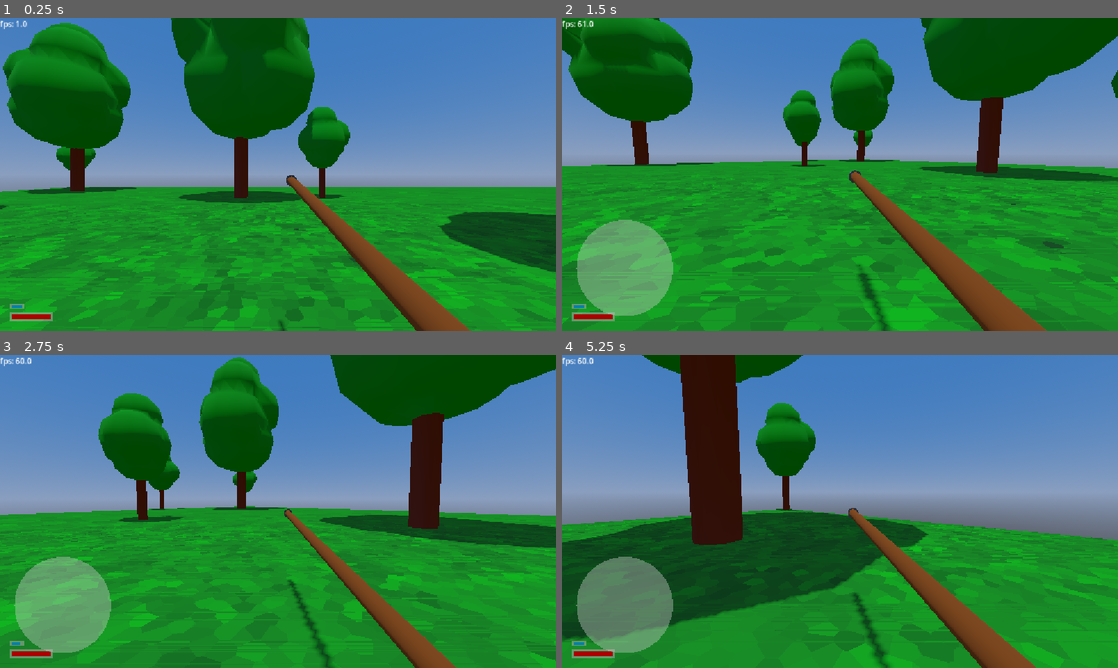
Above: before the commit, frames 1-4 (two rows, left to right).
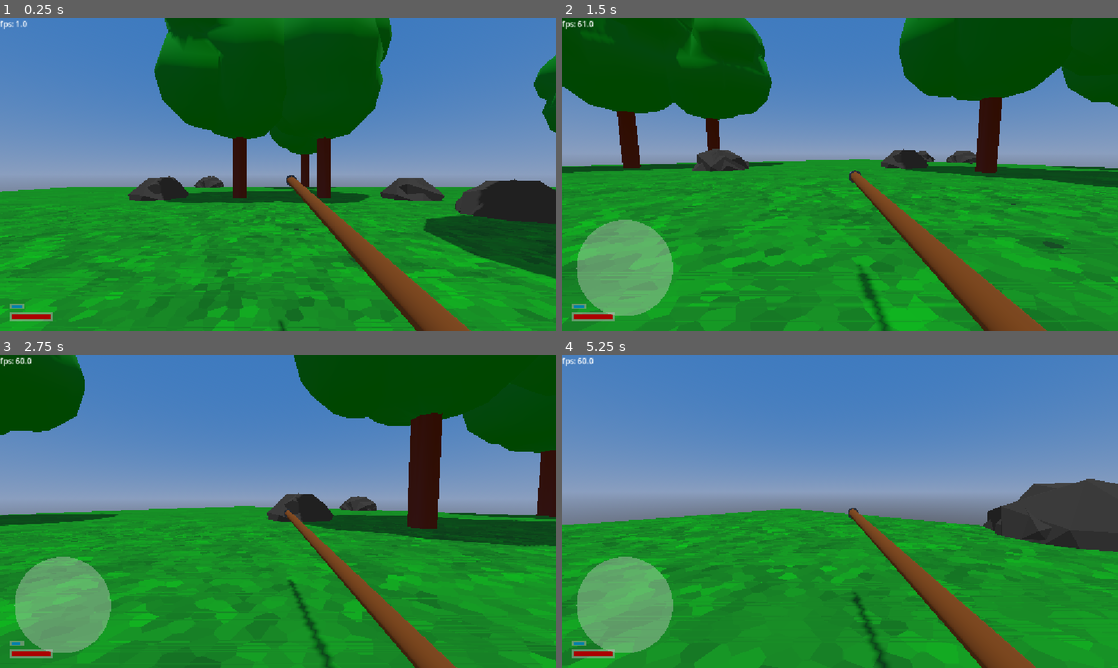
Above: after the commit, the same moments.

Repository: jmdejong/slibog
Game: Godot game, scene res://scenes/start.tscn
Same seed, same stepped clock (60 frames per second), same inputs: the game is played once before the commit and once after it.
Inputs (mouse positions are in pixels of both pictures, inside the frame that each line leads up to):
- Up to frame 1 (0.25 s): no input
- Up to frame 2 (1.5 s): move the mouse to (962, 158) at 0.52 s; hold D (right) 0.53-1.28 s; click (962, 158) at 0.6 s; move the mouse to (812, 174) at 1.27 s; hold W (forwards) from 1.28 s (still down); click (812, 174) at 1.35 s
- Up to frame 3 (2.75 s): keep holding W (forwards); move the mouse to (289, 505) at 2.02 s; hold Shift (sprint) from 2.03 s (still down); click (289, 505) at 2.3 s
- Up to frame 4 (5.25 s): keep holding W (forwards); move the mouse to (834, 517) at 2.77 s; release Shift (sprint) at 2.78 s; tap G (toggle_gravity) at 2.85 s; click (834, 517) at 3.05 s; move the mouse to (878, 514) at 3.52 s; click (878, 514) at 3.6 s; move the mouse to (795, 508) at 4.27 s; click (795, 508) at 4.35 s; move the mouse to (845, 511) at 5.02 s; hold Shift (sprint) from 5.03 s (still down)

The runs differ from the first frame. In frame 1, 21% of the frame differs, in the area x 0-100%, y 0-84%; in frame 2, 16%; in frame 3, 18%; in frame 4, 32%, in the area x 0-100%, y 0-100%.

Commit message:
levels are built from seed; fix spawner origins and monster turning; don't spawn monsters close to player

Diff:
--- a/code/level_blueprint.gd
+++ b/code/level_blueprint.gd
@@ -6,5 +6,5 @@
 func preview() -> Node3D:
 	return $Preview.duplicate()
 
-func generate() -> Node3D:
+func generate(_seed: int) -> Node3D:
 	return scene.instantiate()
--- a/code/levels/valley.gd
+++ b/code/levels/valley.gd
@@ -7,7 +7,9 @@
 
 enum AreaType {Spawn, Forest, Bushy, Rocky, Grass}
 
-func generate() -> Node3D:
+func generate(world_seed: int) -> Node3D:
+	var rng: RandomNumberGenerator = RandomNumberGenerator.new()
+	rng.seed = world_seed
 	var world: Node3D = Node3D.new()
 	world.add_child(%WorldEnvironment.duplicate())
 	var spawn: Node3D = Node3D.new()
@@ -16,7 +18,7 @@
 	world.add_child(spawn)
 	for x: int in range(0, area_axis_count):
 		for y: int in range(0, area_axis_count):
-			generate_area(world, Vector2i(x, y))
+			generate_area(world, Vector2i(x, y), rng)
 	var boundary_body: StaticBody3D = StaticBody3D.new()
 	for n: Vector3 in [Vector3(1, 0, 0), Vector3(-1, 0, 0), Vector3(0, 0, 1), Vector3(0, 0,-1)]:
 		var boundary_shape: CollisionShape3D = CollisionShape3D.new()
@@ -29,8 +31,10 @@
 
 	return world
 
-func generate_area(world: Node3D, area_id: Vector2i) -> void:
+func generate_area(world: Node3D, area_id: Vector2i, rng: RandomNumberGenerator) -> void:
 	var area: Rect2 = Rect2(Vector2(area_id) * area_size, Vector2.ONE * area_size)
+	var center2: Vector2 = area.get_center()
+	var center: Vector3 = Vector3(center2.x, 1, center2.y)
 	var ground: Node3D = generate_ground(area)
 	if area_id == Vector2i.ZERO:
 		# spawn area
@@ -44,9 +48,9 @@
 				var tile: Vector2i = Vector2i(x, y)
 				if abs(x - spawn_tile.x) <= 1 and abs(y - spawn_tile.y) <=1 :
 					continue
-				var pos2: Vector2 = area.position + tile_size * Vector2(tile) + Vector2(randf_range(0.2, 0.8), randf_range(0.2, 0.8))
+				var pos2: Vector2 = area.position + tile_size * Vector2(tile) + Vector2(rng.randf_range(0.2, 0.8), rng.randf_range(0.2, 0.8))
 				var pos: Vector3 = Vector3(pos2.x, 1, pos2.y)
-				var r: float = randf()
+				var r: float = rng.randf()
 				var struct: Node3D = null
 				if r < 0.1:
 					struct = preload("res://scenes/structures/rock.tscn").instantiate()
@@ -56,16 +60,16 @@
 					struct = preload("res://scenes/structures/small_tree.tscn").instantiate()
 				if struct != null:
 					struct.position = pos
-					struct.rotation.y = randf_range(-PI, PI)
+					struct.rotation.y = rng.randf_range(-PI, PI)
 					world.add_child(struct)
 	else:
 		var subtiles: int = 8
 		var tile_size: float = area_size / subtiles
-		var danger: int = clamp(area_id.x + area_id.y + randi_range(-1, 1), 0, 5)
+		var danger: int = clamp(area_id.x + area_id.y + rng.randi_range(-1, 1), 0, 5)
 		var monster_chance: float = danger / 20.0
 		var primary_enemy: PackedScene = preload("res://scenes/monsters/arm_ball.tscn")
 		if danger > 3:
-			var r: float = randf()
+			var r: float = rng.randf()
 			if r < 0.3:
 				primary_enemy = preload("res://scenes/monsters/balrus.tscn")
 			else:
@@ -76,23 +80,24 @@
 			AreaType.Bushy,
 			AreaType.Rocky,
 			AreaType.Grass
-		][randi_range(0, 3)]
+		][rng.randi_range(0, 3)]
 		var spawner: Node3D = preload("res://scenes/spawner.tscn").instantiate()
+		spawner.position = center
 		world.add_child(spawner)
 		for x: int in range(1, subtiles):
 			for y: int in range(1, subtiles):
 				var tile: Vector2i = Vector2i(x, y)
-				var pos2: Vector2 = area.position + tile_size * (Vector2(tile) + Vector2(randf_range(0.2, 0.8), randf_range(0.2, 0.8)))
+				var pos2: Vector2 = area.position + tile_size * (Vector2(tile) + Vector2(rng.randf_range(0.2, 0.8), randf_range(0.2, 0.8)))
 				var pos: Vector3 = Vector3(pos2.x, 1, pos2.y)
-				var r: float = randf()
+				var r: float = rng.randf()
 				if r < monster_chance:
 					var monster: Monster
-					if randf() < 0.6:
+					if rng.randf() < 0.6:
 						monster = primary_enemy.instantiate()
 					else:
 						monster = secondary_enemy.instantiate()
-					monster.position = pos
-					monster.rotation.y = randf_range(-PI, PI)
+					monster.position = pos - center
+					monster.rotation.y = rng.randf_range(-PI, PI)
 					spawner.add_child(monster)
 				else:
 					var struct: Node3D = null
@@ -116,7 +121,7 @@
 							struct = preload("res://scenes/structures/tree.tscn").instantiate()
 					if struct != null:
 						struct.position = pos
-						struct.rotation.y = randf_range(-PI, PI)
+						struct.rotation.y = rng.randf_range(-PI, PI)
 						world.add_child(struct)
 	world.add_child(ground)
 
--- a/code/main.gd
+++ b/code/main.gd
@@ -21,10 +21,10 @@
 
 func spawn_in_world() -> void:
 	var world: World = preload("res://scenes/world.tscn").instantiate()
-	var level: Node3D = selected_level().generate()
+	var level: Node3D = selected_level().generate(randi())
 	world.add_child(level)
 	var player: Player = selected_class().player()
-	player.position = level.get_node("Spawn").position
+	player.transform = level.get_node("Spawn").transform
 	world.set_player(player)
 	get_tree().change_scene_to_node(world)
 
--- a/code/monster.gd
+++ b/code/monster.gd
@@ -3,6 +3,7 @@
 var health: float = 30
 
 @export var forget_range: float = 64
+@export var alert_range: float = 32
 @export var attack_range: float = 2.5
 @export var attack_knockback: float = 10
 @export var attack_cooldown: float = 1
@@ -11,28 +12,40 @@
 @export var turn_speed: float = PI # rad/s
 var knockback_duration: float = 0
 var knockback_max_duration: float = 0.6
-var knockback_dir: Vector3 = Vector3.ZERO
+var knockback_dir: Vector3
+var knockback_strength: float
 var reconsider_timeout: float = 0
 var dead: bool = false
+var last_random_pos_stamp: int = 0
+const change_random_pos_ms: int = 2000
 
 var target: Player = null
 var home: Node3D = null
 @onready var collision_sphere: CollisionShape3D = $Hitbox/CollisionShape3D
 @onready var target_pos: Vector3 = position
-
-var horizontal_velocity: Vector3:
-	set(v):
-		velocity = Vector3(v.x, velocity.y, v.z)
-	get():
-		return Vector3(horizontal_velocity.x, 0, horizontal_velocity.z)
-enum Behavior {Waiting, Walking, Turning, Attacking, Knockedback, Dying}
+var has_target_pos: bool = false
+
+enum Behavior {Sleeping, Waiting, Walking, Turning, Attacking, Knockedback, Dying}
 var behavior: Behavior = Behavior.Waiting
+
+func set_horizontal_velocity(vel: Vector3) -> void:
+	velocity = Vector3(vel.x, velocity.y, vel.z)
+
+func reset_horizontal_velocity() -> void:
+	velocity = Vector3(0, velocity.y, 0)
+
+func walk_to(to: Vector3, move_speed: float) -> void:
+	var dir: Vector3 = to - global_position
+	var hdir: Vector2 = Vector2(dir.x, dir.z)
+	var hvel: Vector2 = hdir.normalized() * move_speed
+	velocity = Vector3(hvel.x, velocity.y, hvel.y)
 
 func hit(damage: float, knockback: Vector3, by: Player) -> void:
 	target = by
 	health -= damage
 	knockback_duration = knockback_max_duration
-	knockback_dir = knockback
+	knockback_dir = knockback.normalized()
+	knockback_strength = knockback.length()
 	behavior = Behavior.Knockedback
 	$AnimationPlayer.stop()
 	if health <= 0:
@@ -41,7 +54,7 @@
 func die() -> void:
 		dead = true
 		behavior = Behavior.Dying
-		horizontal_velocity = Vector3.ZERO
+		reset_horizontal_velocity()
 		#process_mode = Node.PROCESS_MODE_DISABLED
 		collision_layer = 0
 		collision_mask = 1
@@ -59,39 +72,47 @@
 		target = null
 	if behavior == Behavior.Dying or knockback_duration > 0 or is_attacking():
 		return
+	if !%Observe.has_overlapping_areas():
+		behavior = Behavior.Sleeping
+		return
 	if not is_on_floor() and behavior != Behavior.Turning:
 		behavior = Behavior.Waiting
 		return
-	var has_target_pos: bool = false
+	if target == null:
+		for o: Area3D in %Observe.get_overlapping_areas():
+			var player: Player = o.get_parent()
+			if global_position.distance_to(player.global_position) < alert_range:
+				target = player
 	if target == null:
 		reconsider_timeout = randf_range(0.8, 2)
 		if randf() < 0.3 or home != null and global_position.distance_to(home.global_position) > home.roam_range:
 			behavior = Behavior.Walking
 			var rc := Vector3.FORWARD.rotated(Vector3.UP, 2 * PI * randf())
-			if home != null:
-				has_target_pos = true
-				target_pos = home.global_position + rc * home.roam_range
-			else:
-				has_target_pos = true
-				target_pos = global_position + rc * 10
+			if !has_target_pos or last_random_pos_stamp < Time.get_ticks_msec() - change_random_pos_ms:
+				if home != null:
+					has_target_pos = true
+					target_pos = home.global_position + rc * home.roam_range
+				else:
+					has_target_pos = true
+					target_pos = global_position + rc * 10
+				last_random_pos_stamp = Time.get_ticks_msec()
 			target_pos.y = global_position.y
 			behavior = Behavior.Walking
 			start_walk()
 		else:
-			horizontal_velocity = Vector3.ZERO
+			reset_horizontal_velocity()
 			behavior = Behavior.Waiting
-	else:
-		if global_position.distance_to(target.global_position) > forget_range:
-			target = null
-			behavior = Behavior.Waiting
-			plan.call_deferred()
-		else:
-			target_pos = target.global_position
-			has_target_pos = true
+	if target != null and global_position.distance_to(target.global_position) > forget_range:
+		target = null
+		behavior = Behavior.Waiting
+		plan.call_deferred()
+	if target != null:
+		target_pos = target.global_position
+		has_target_pos = true
 	if has_target_pos:
 		if abs(angle_to_target()) > 0.05:
 			behavior = Behavior.Turning
-			horizontal_velocity = Vector3.ZERO
+			reset_horizontal_velocity()
 		else:
 			look_at(Vector3(target_pos.x, global_position.y, target_pos.z))
 			if global_position.distance_to(target_pos) <= attack_range:
@@ -106,13 +127,12 @@
 				start_walk()
 
 func angle_to_target() -> float:
-	var look_dir: Vector3 = transform.basis * Vector3.FORWARD
+	var look_dir: Vector3 = global_basis * Vector3.FORWARD
 	var target_dir: Vector3 = target_pos - global_position
 	return Vector2(look_dir.x, look_dir.z).angle_to(Vector2(target_dir.x, target_dir.z))
 
 func start_walk() -> void:
-	var dif: Vector3 = target_pos - global_position
-	horizontal_velocity = Vector3(dif.x, 0, dif.z).normalized() * speed
+	walk_to(target_pos, speed)
 	reconsider_timeout = min(reconsider_timeout, global_position.distance_to(target_pos) * speed)
 
 func walk() -> void:
@@ -120,6 +140,8 @@
 		plan()
 
 func _physics_process(delta: float) -> void:
+	if behavior == Behavior.Sleeping:
+		return
 	if behavior == Behavior.Waiting:
 		if reconsider_timeout <= 0:
 			plan()
@@ -136,7 +158,7 @@
 	elif behavior == Behavior.Knockedback:
 		if knockback_duration > 0:
 			var kd: float = knockback_duration / knockback_max_duration
-			horizontal_velocity = knockback_dir * kd*kd
+			set_horizontal_velocity(knockback_dir * knockback_strength * kd * kd)
 		else:
 			plan()
 	elif behavior == Behavior.Attacking:
@@ -157,8 +179,7 @@
 	pass
 
 func start_attack() -> void:
-	horizontal_velocity = Vector3.ZERO
-
+	reset_horizontal_velocity()
 
 func do_attack() -> int:
 	var victims: int = 0
@@ -171,3 +192,15 @@
 		direction.y = 0;
 		victim.hit(attack_damage, direction.normalized() * attack_knockback, self)
 	return victims
+
+func _on_observe_area_entered(area: Area3D) -> void:
+	var player: Player = area.get_parent()
+	if global_position.distance_to(player.global_position) < alert_range:
+		alert_to_target(player)
+	elif behavior == Behavior.Sleeping:
+		plan()
+
+
+func _on_observe_area_exited(_area: Area3D) -> void:
+	if behavior != Behavior.Dying and %Observe != null and !%Observe.has_overlapping_areas():
+		behavior = Behavior.Sleeping
--- a/code/monsters/bouncer.gd
+++ b/code/monsters/bouncer.gd
@@ -2,9 +2,12 @@
 
 @export var jump_speed: float = 7
 
+func _ready() -> void:
+	velocity.y = randf_range(0, jump_speed)
+
 func start_walk() -> void:
 	look_at(Vector3(target_pos.x, position.y, target_pos.z))
-	velocity = (target_pos - global_position).normalized() * speed
+	walk_to(target_pos, speed)
 
 func walk() -> void:
 	pass
@@ -16,4 +19,4 @@
 		velocity.y = jump_speed
 
 func start_attack() -> void:
-	velocity = (target_pos - global_position).normalized() * speed
+	walk_to(target_pos, speed)
--- a/code/monsters/charger.gd
+++ b/code/monsters/charger.gd
@@ -7,12 +7,11 @@
 var cooldown: float = 0
 
 func charge() -> void:
-	var dif = target_pos - global_position
-	horizontal_velocity = Vector3(dif.x, 0, dif.z).normalized() * charge_speed
+	walk_to(target_pos, charge_speed)
 	is_charging = true
 
 func stop_charge() -> void:
-	horizontal_velocity = Vector3.ZERO
+	reset_horizontal_velocity()
 	is_charging = false
 
 func post_process(delta: float) -> void:
--- a/code/overlay_ui.gd
+++ b/code/overlay_ui.gd
@@ -19,8 +19,8 @@
 
 func set_health(health: float, max_health: float) -> void:
 	%HealthBar.offset_right = %HealthBar.offset_left + 3 * max_health
-	%HealthMarker.anchor_right = health / max_health
+	%HealthMarker.anchor_right = clamp(health / max_health, 0, 1)
 
 func set_stamina(stamina: float, max_stamina: float) -> void:
 	%StaminaBar.offset_right = %StaminaBar.offset_left + 3 * max_stamina
-	%StaminaMarker.anchor_right = stamina / max_stamina
+	%StaminaMarker.anchor_right = clamp(stamina / max_stamina, 0, 1)
--- a/code/player.gd
+++ b/code/player.gd
@@ -96,10 +96,6 @@
 func update_stamina_bar():
 	%OverlayUi.set_stamina(stamina, max_stamina)
 
-func _on_alerter_area_entered(area: Area3D) -> void:
-	var monster: Monster = area.get_parent()
-	monster.alert_to_target(self)
-
 func hit(damage: float, knockback: Vector3, _by: Monster) -> void:
 	health -= damage
 	update_health_bar()
--- /dev/null
+++ b/code/shaders/hits.gdshader
@@ -0,0 +1,12 @@
+shader_type canvas_item;
+
+uniform vec3[4] hits;
+
+//void fragment() {
+	//for
+//}
+
+//void light() {
+//	// Called for every pixel for every light affecting the CanvasItem.
+//	// Uncomment to replace the default light processing function with this one.
+//}
--- a/code/spawner.gd
+++ b/code/spawner.gd
@@ -1,44 +1,50 @@
 extends Node3D
 
-#@export var creature: PackedScene
-#@export var count: int = 3
-@export var roam_range: float = 10
-@export var respawn_time: float = 120
+@export var roam_range: float = 32
+@export var respawn_time_ms: int = 120_000
 @export var initial_spawn: bool = true
-#var planned: int = 0;
+@export var clear_radius: float = 48
+
+class SpawnData:
+	var blueprint: Monster
+	var spawned: Monster = null
+	var last_seen_ms: int = -1_000_000_000
+	func _init(blueprint_: Monster) -> void:
+		blueprint = blueprint_
+
+var spawns: Array[SpawnData] = []
 
 var spawned: Array[Monster] = []
 var blueprints: Array[Monster] = []
 
+
 func _ready() -> void:
 	for child: Node in get_children():
 		if child is Monster:
-			spawned.append(child)
-			blueprints.append(child.duplicate())
+			var s: SpawnData = SpawnData.new(child.duplicate())
+			s.spawned = child
+			child.home = self
+			spawns.append(s)
 
 func tick() -> void:
-	for i in spawned.size():
-		var monster: Monster = spawned[i]
-		if monster != null and (!is_instance_valid(monster) or monster.dead):
-			spawned[i] = null
-			plan_spawn(i)
+	for s: SpawnData in spawns:
+		if s.spawned != null and is_instance_valid(s.spawned) and !s.spawned.dead:
+			s.last_seen_ms = Time.get_ticks_msec()
+		elif s.last_seen_ms < Time.get_ticks_msec() - respawn_time_ms and far_enough_from_player(s):
+			spawn(s)
+			return
+
+func far_enough_from_player(s: SpawnData) -> bool:
+	var spawn_pos: Vector3 = global_transform * s.blueprint.position
+	for area: Area3D in $Observe.get_overlapping_areas():
+		var ppos: Vector3 = area.get_parent().global_position
+		if ppos.distance_to(spawn_pos) < clear_radius:
+			return false
+	return true
 
 
-	#spawned = spawned.filter(is_instance_valid)
-	#if spawned.size() + planned < count:
-		#plan_spawn()
-
-
-func plan_spawn(index: int) -> void:
-	#planned += 1
-	await get_tree().create_timer(respawn_time).timeout
-	#planned -= 1
-	spawn(index)
-
-func spawn(index: int) -> void:
-	#var n = creature.instantiate()
-	var n = blueprints[index].duplicate()
-	spawned[index] = n
-	n.home = self
-	#n.position = global_position + Vector3.FORWARD.rotated(Vector3.UP, randf() * 2 * PI) * sqrt(randf() * roam_range)
-	get_node("/root/World/Creatures").add_child(n)
+func spawn(s: SpawnData) -> void:
+	var monster: Monster = s.blueprint.duplicate()
+	s.spawned = monster
+	monster.home = self
+	add_child(monster)
--- a/code/start.gd
+++ b/code/start.gd
@@ -8,10 +8,10 @@
 	generate_world.call_deferred()
 
 func generate_world() -> void:
-	var level: Node3D = load("res://scenes/levels/valley.tscn").instantiate().generate()
+	var level: Node3D = load("res://scenes/levels/valley.tscn").instantiate().generate(randi())
 	world.add_child(level)
 	var player: Player = load("res://scenes/player_classes/spearman.tscn").instantiate().player()
-	player.position = level.get_node("Spawn").position
+	player.transform = level.get_node("Spawn").transform
 	world.set_player(player)
 	start_world.call_deferred()
 
--- a/project.godot
+++ b/project.godot
@@ -130,6 +130,7 @@
 3d_physics/layer_2="creatures"
 3d_physics/layer_3="player_hitbox"
 3d_physics/layer_4="monster_hitbox"
+3d_physics/layer_5="player_awareness"
 
 [physics]
 
--- a/scenes/menu_ui.tscn
+++ b/scenes/menu_ui.tscn
@@ -39,7 +39,7 @@
 offset_bottom = -100.0
 grow_horizontal = 2
 grow_vertical = 2
-text = "Run Ended"
+text = "Defeated"
 label_settings = SubResource("LabelSettings_qlg0r")
 uppercase = true
 
--- a/scenes/monsters/arm_ball.tscn
+++ b/scenes/monsters/arm_ball.tscn
@@ -100,7 +100,9 @@
 }
 
 [sub_resource type="SphereShape3D" id="SphereShape3D_4xpdj"]
-radius = 1.0
+radius = 1.5
+
+[sub_resource type="SphereShape3D" id="SphereShape3D_00jve"]
 
 [node name="ArmBall" type="CharacterBody3D" unique_id=828132823]
 collision_layer = 2
@@ -167,5 +169,17 @@
 monitorable = false
 
 [node name="CollisionShape3D" type="CollisionShape3D" parent="AttackArea" unique_id=2026536123]
-transform = Transform3D(1, 0, 0, 0, 1, 0, 0, 0, 1, -1.9936124e-09, 1, -1.5)
+transform = Transform3D(1, 0, 0, 0, 1, 0, 0, 0, 1, -1.9936124e-09, 1, -1)
 shape = SubResource("SphereShape3D_4xpdj")
+
+[node name="Observe" type="Area3D" parent="." unique_id=1705226077]
+unique_name_in_owner = true
+collision_layer = 0
+collision_mask = 16
+monitorable = false
+
+[node name="CollisionShape3D" type="CollisionShape3D" parent="Observe" unique_id=1481279729]
+shape = SubResource("SphereShape3D_00jve")
+
+[connection signal="area_entered" from="Observe" to="." method="_on_observe_area_entered"]
+[connection signal="area_exited" from="Observe" to="." method="_on_observe_area_exited"]
--- a/scenes/monsters/balrus.tscn
+++ b/scenes/monsters/balrus.tscn
@@ -94,6 +94,8 @@
 [sub_resource type="SphereShape3D" id="SphereShape3D_eiuac"]
 radius = 0.9
 
+[sub_resource type="SphereShape3D" id="SphereShape3D_7av2o"]
+
 [node name="Balrus" type="CharacterBody3D" unique_id=1017014087]
 collision_layer = 2
 collision_mask = 3
@@ -149,3 +151,15 @@
 [node name="CollisionShape3D" type="CollisionShape3D" parent="AttackArea" unique_id=240668156]
 transform = Transform3D(1, 0, 0, 0, 1, 0, 0, 0, 1, -1.9936124e-09, 0.8104949, -1.3697932)
 shape = SubResource("SphereShape3D_eiuac")
+
+[node name="Observe" type="Area3D" parent="." unique_id=71378938]
+unique_name_in_owner = true
+collision_layer = 0
+collision_mask = 16
+monitorable = false
+
+[node name="CollisionShape3D" type="CollisionShape3D" parent="Observe" unique_id=743298739]
+shape = SubResource("SphereShape3D_7av2o")
+
+[connection signal="area_entered" from="Observe" to="." method="_on_observe_area_entered"]
+[connection signal="area_exited" from="Observe" to="." method="_on_observe_area_exited"]
--- a/scenes/monsters/beaksheep.tscn
+++ b/scenes/monsters/beaksheep.tscn
@@ -105,6 +105,8 @@
 [sub_resource type="SphereShape3D" id="SphereShape3D_eiuac"]
 radius = 0.66505367
 
+[sub_resource type="SphereShape3D" id="SphereShape3D_32d6j"]
+
 [node name="Beaksheep" type="CharacterBody3D" unique_id=1017014087]
 collision_layer = 2
 collision_mask = 3
@@ -155,3 +157,15 @@
 [node name="CollisionShape3D" type="CollisionShape3D" parent="AttackArea" unique_id=240668156]
 transform = Transform3D(1, 0, 0, 0, 1, 0, 0, 0, 1, -1.9936124e-09, 1.3867085, -2.034531)
 shape = SubResource("SphereShape3D_eiuac")
+
+[node name="Observe" type="Area3D" parent="." unique_id=1296734251]
+unique_name_in_owner = true
+collision_layer = 0
+collision_mask = 16
+monitorable = false
+
+[node name="CollisionShape3D" type="CollisionShape3D" parent="Observe" unique_id=1359564011]
+shape = SubResource("SphereShape3D_32d6j")
+
+[connection signal="area_entered" from="Observe" to="." method="_on_observe_area_entered"]
+[connection signal="area_exited" from="Observe" to="." method="_on_observe_area_exited"]
--- a/scenes/overlay_ui.tscn
+++ b/scenes/overlay_ui.tscn
@@ -1,7 +1,12 @@
 [gd_scene format=3 uid="uid://bpcm81j0r8362"]
 
 [ext_resource type="Script" uid="uid://clhdkhr0gt64k" path="res://code/overlay_ui.gd" id="1_j5fei"]
+[ext_resource type="Shader" uid="uid://dfsad83l5o468" path="res://code/shaders/hits.gdshader" id="2_avt5o"]
 [ext_resource type="Shader" uid="uid://bh5gkfcw2md36" path="res://code/shaders/fadout.gdshader" id="2_d0yxp"]
+
+[sub_resource type="ShaderMaterial" id="ShaderMaterial_it4ap"]
+shader = ExtResource("2_avt5o")
+shader_parameter/hits = PackedVector3Array(0, 0, 0, 0, 0, 0, 0, 0, 0, 0, 0, 0)
 
 [sub_resource type="FastNoiseLite" id="FastNoiseLite_x4jx1"]
 frequency = 0.03
@@ -96,6 +101,16 @@
 grow_vertical = 2
 color = Color(0, 0.5025, 0.67, 1)
 
+[node name="ColorRect" type="ColorRect" parent="." unique_id=1833776502]
+visible = false
+material = SubResource("ShaderMaterial_it4ap")
+layout_mode = 1
+anchors_preset = 15
+anchor_right = 1.0
+anchor_bottom = 1.0
+grow_horizontal = 2
+grow_vertical = 2
+
 [node name="Fade" type="ColorRect" parent="." unique_id=1201082914]
 visible = false
 material = SubResource("ShaderMaterial_qhqgy")
--- a/scenes/player.tscn
+++ b/scenes/player.tscn
@@ -17,7 +17,7 @@
 height = 1.7
 
 [sub_resource type="SphereShape3D" id="SphereShape3D_it4ap"]
-radius = 32.0
+radius = 128.0
 
 [sub_resource type="Animation" id="Animation_g2els"]
 length = 0.001
@@ -112,9 +112,9 @@
 shape = SubResource("CapsuleShape3D_fkm5i")
 
 [node name="Alerter" type="Area3D" parent="." unique_id=1629581069]
-collision_layer = 8
-collision_mask = 8
-monitorable = false
+collision_layer = 16
+collision_mask = 0
+monitoring = false
 
 [node name="CollisionShape3D" type="CollisionShape3D" parent="Alerter" unique_id=1937155293]
 shape = SubResource("SphereShape3D_it4ap")
@@ -139,7 +139,6 @@
 grow_horizontal = 2
 grow_vertical = 2
 
-[connection signal="area_entered" from="Alerter" to="." method="_on_alerter_area_entered"]
 [connection signal="attack" from="InputControls" to="." method="start_attack"]
 [connection signal="rotate_view" from="InputControls" to="." method="rotate_view"]
 [connection signal="start_sprint" from="InputControls" to="." method="start_sprint"]
--- a/scenes/spawner.tscn
+++ b/scenes/spawner.tscn
@@ -1,6 +1,8 @@
 [gd_scene format=3 uid="uid://inndsla2y1r1"]
 
 [ext_resource type="Script" uid="uid://do77qeib1wah0" path="res://code/spawner.gd" id="1_2vbf6"]
+
+[sub_resource type="SphereShape3D" id="SphereShape3D_it4ap"]
 
 [node name="Spawner" type="Node3D" unique_id=1606651978]
 script = ExtResource("1_2vbf6")
@@ -9,4 +11,12 @@
 wait_time = 5.0
 autostart = true
 
+[node name="Observe" type="Area3D" parent="." unique_id=300564487]
+collision_layer = 0
+collision_mask = 16
+monitorable = false
+
+[node name="CollisionShape3D" type="CollisionShape3D" parent="Observe" unique_id=1164732365]
+shape = SubResource("SphereShape3D_it4ap")
+
 [connection signal="timeout" from="Timer" to="." method="tick"]
--- a/scenes/weapons/spear.tscn
+++ b/scenes/weapons/spear.tscn
@@ -20,7 +20,7 @@
 cap_top = false
 
 [sub_resource type="SphereShape3D" id="SphereShape3D_it4ap"]
-radius = 0.2
+radius = 1.0
 
 [sub_resource type="Animation" id="Animation_8fn8c"]
 length = 0.001
Not shown, added: code/shaders/hits.gdshader.uid
Not shown, changed: .github/workflows/godot_export.yml
